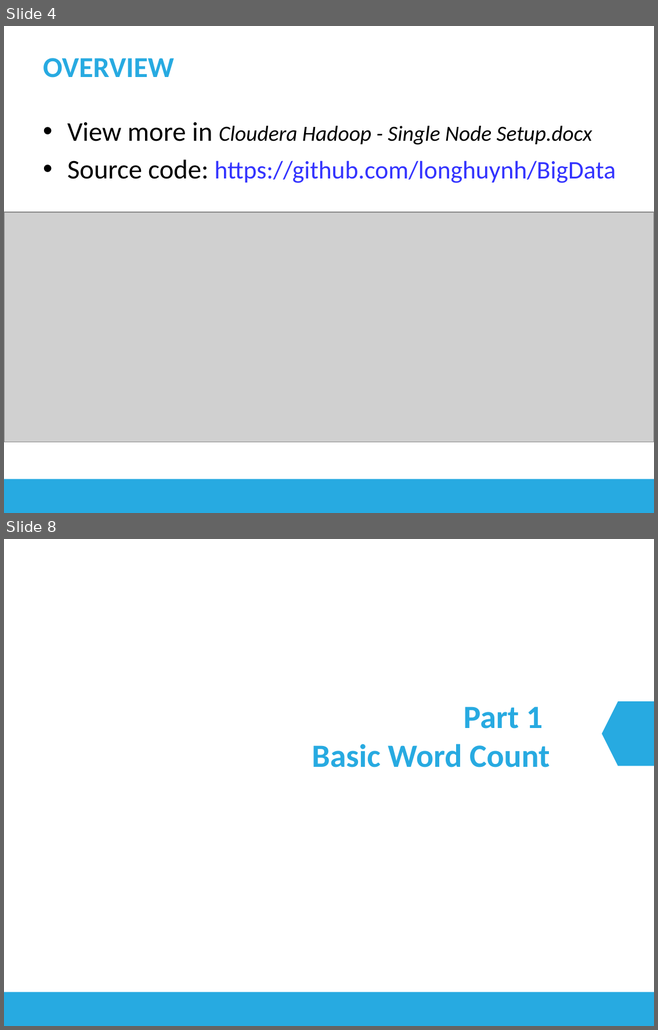
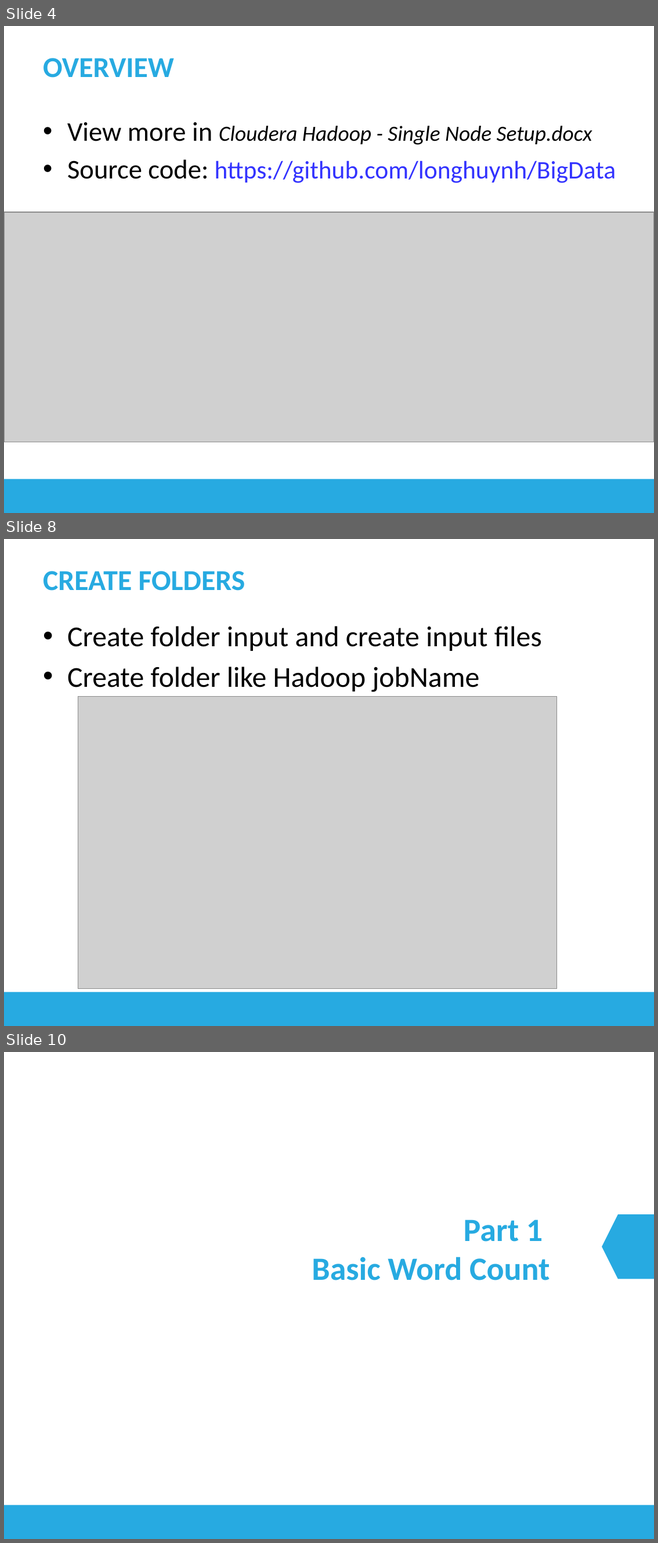
Before and after one commit to longhuynh/BigData, a slide deck: docs/Presentation.pptx. Shown one above the other, each under a label of ours: slides 4 and 8 before the commit, slides 4, 8 and 10 after it; the slides between them are not shown. The pictures are 658x1030 and 658x1543 pixels, drawn with LibreOffice and Linux fonts; fonts in the diff are those of the drawing; grey boxes stand for pictures. Boxes give left, top, right and bottom in pixels: in the first picture for what was removed or moved away, otherwise in the second. Text is boxed around its words. In the diff, an @@ line names an element or a change of style, - is before the commit and + after.

```diff
--- a/docs/Presentation.pptx
+++ b/docs/Presentation.pptx
@@ slide 8 added at (x1=4, y1=539, x2=654, y2=1026), background #FFFFFF; not listed: 1 template element that a slide beside it also shows @@
@@ title added at (x1=43, y1=571, x2=245, y2=591), 32 pt, text #27AAE1, bold @@
+CREATE FOLDERS
@@ text added at (x1=67, y1=626, x2=542, y2=692), 32 pt, text #000000 @@
+• Create folder input and create input files
+• Create folder like Hadoop jobName
@@ picture added at (x1=78, y1=697, x2=557, y2=989) @@
@@ what was slide 8 is now slide 10 @@
```
Also in this commit, not shown: 3 slides changed, 1 other slide added, 1 other file.
